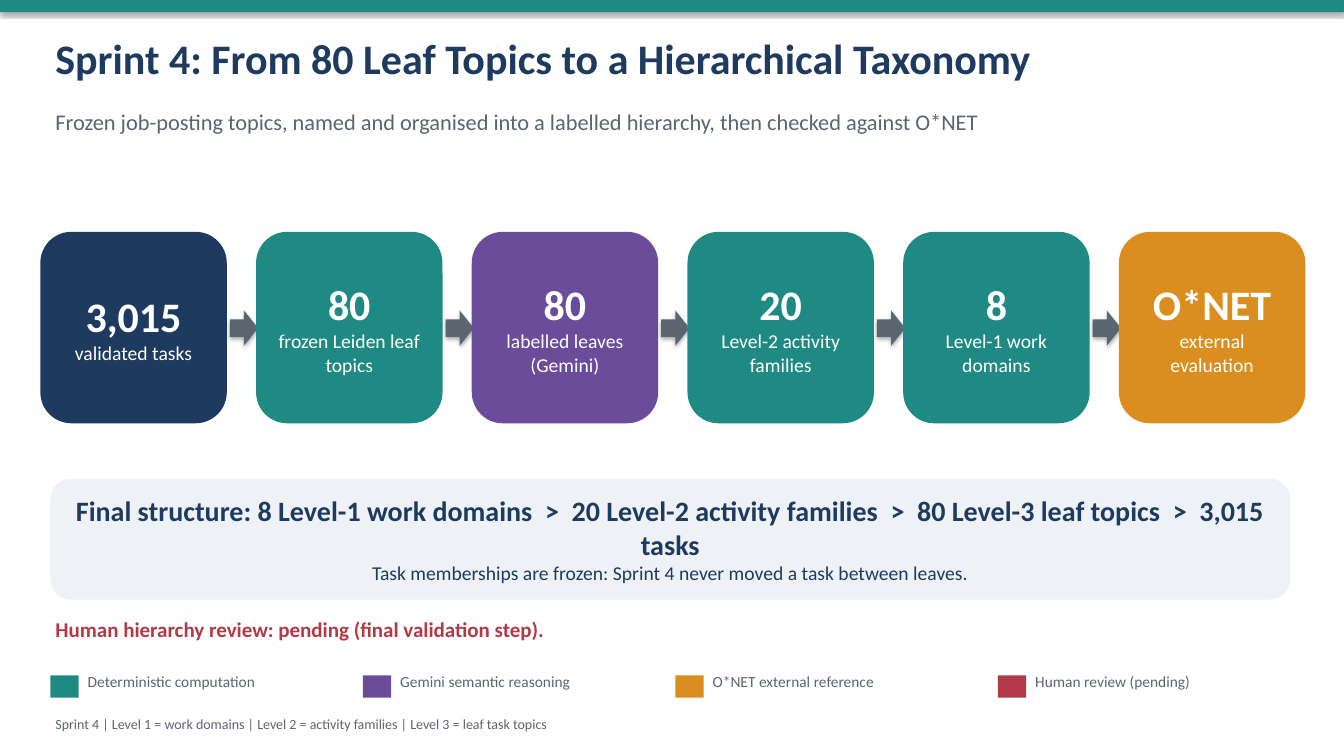
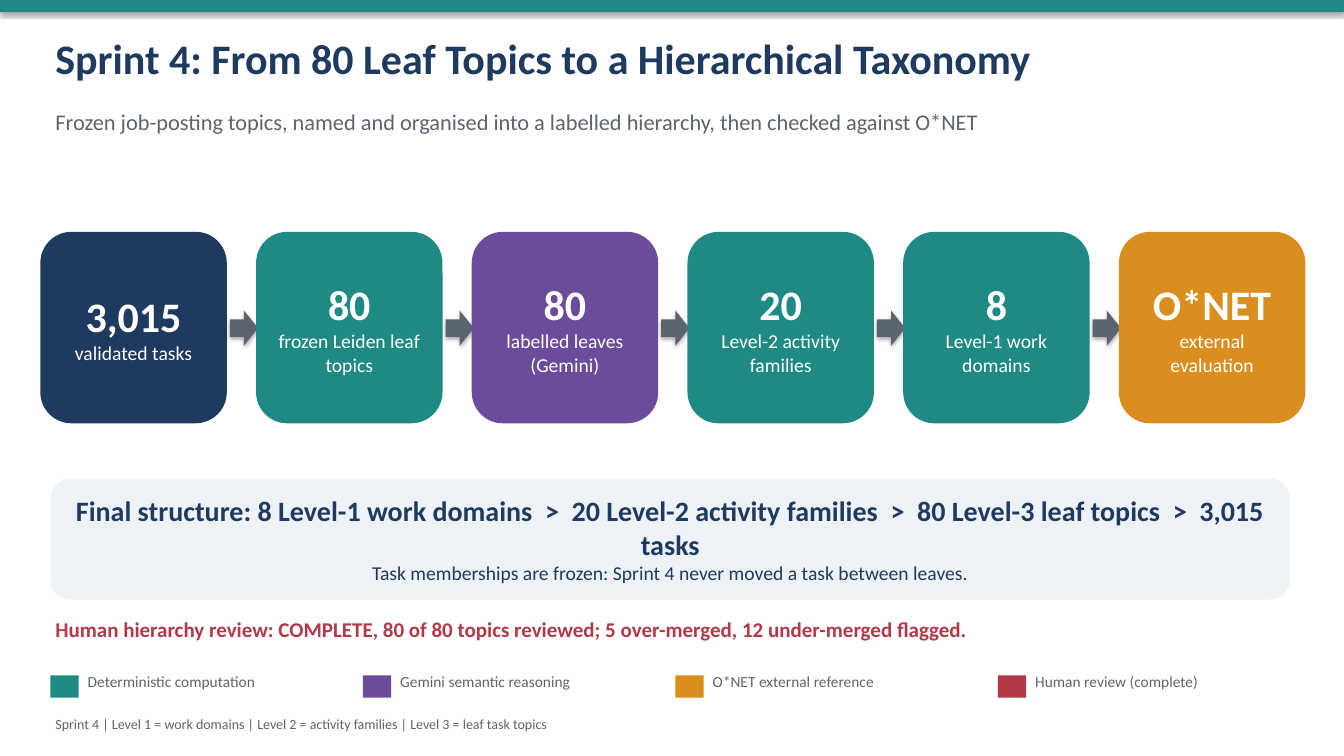
Before and after one commit to seanr995/IE-7945-Project, a slide deck: slide 1 of CAPESTONE PROJECT/SPRINT4_FINAL_SUBMISSION/Sprint4_Labeling_Hierarchy_Presentation.pptx. Drawn at 1344x756 pixels with LibreOffice and Linux fonts; fonts in the diff are those of the drawing. Boxes give left, top, right and bottom in pixels: in the first picture for what was removed or moved away, otherwise in the second. Text is boxed around its words. In the diff, an @@ line names an element or a change of style, - is before the commit and + after.

Commit message:
Finalize Sprint 4 results and human review

```diff
--- a/CAPESTONE PROJECT/SPRINT4_FINAL_SUBMISSION/Sprint4_Labeling_Hierarchy_Presentation.pptx
+++ b/CAPESTONE PROJECT/SPRINT4_FINAL_SUBMISSION/Sprint4_Labeling_Hierarchy_Presentation.pptx
@@ text at box(55, 622, 966, 641): text changed @@
-Human hierarchy review: pending (final validation step).
+Human hierarchy review: COMPLETE, 80 of 80 topics reviewed; 5 over-merged, 12 under-merged flagged.
@@ text at box(1035, 676, 1198, 690): text changed @@
-Human review (pending)
+Human review (complete)
```
Also in this commit, not shown: 6 other slides changed, 1 slide added, 1 slide removed, 52 other files.
